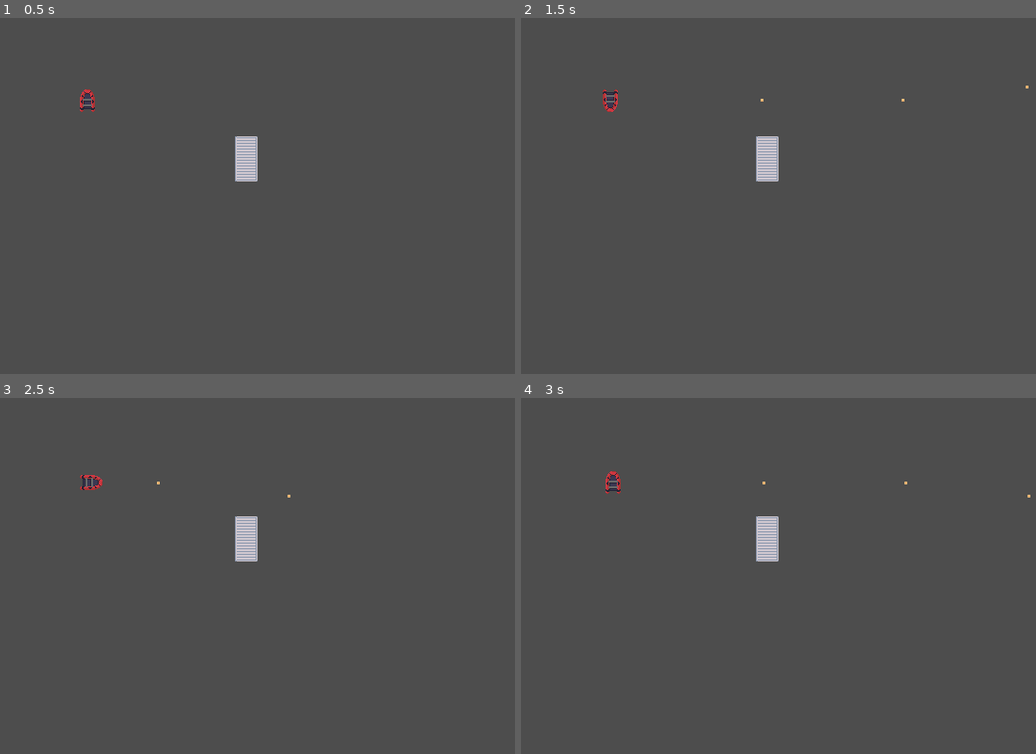
Above: before the commit, frames 1-4 (two rows, left to right).
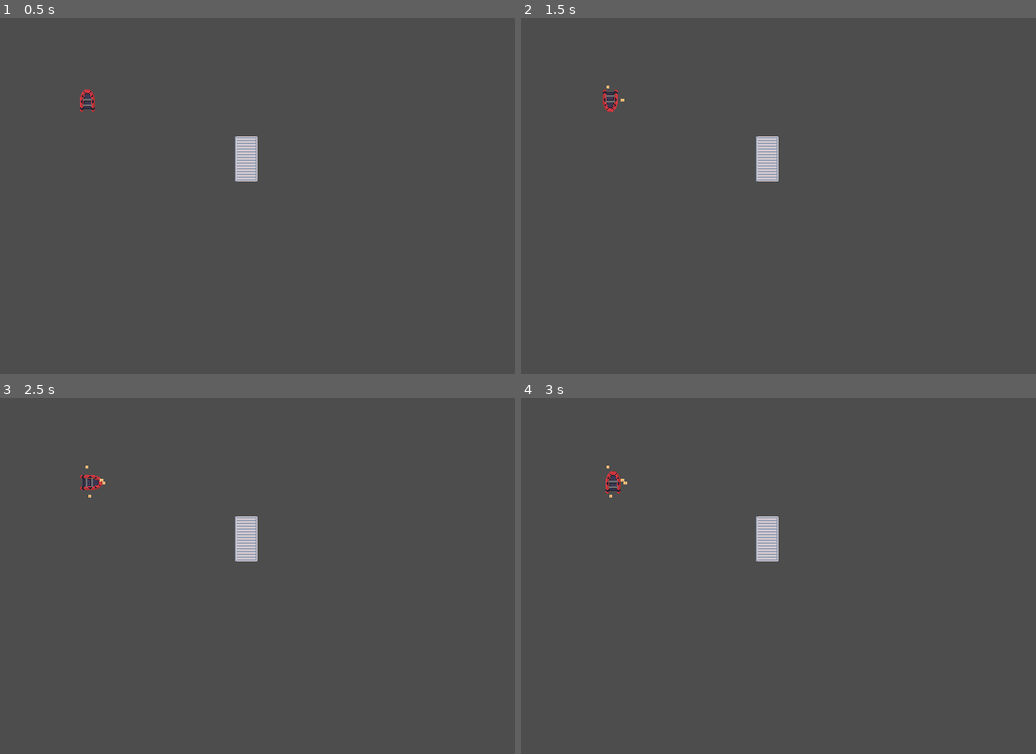
Above: after the commit, the same moments.

Repository: andr462c/Pirates
Game: Godot game, scene res://main.tscn
The game is run twice, just before and just after one commit, with the same random seed, the same clock (stepped at 60 frames per second) and the same inputs.
Inputs:
- Up to frame 1 (0.5 s): no input
- Up to frame 2 (1.5 s): tap Enter at 0.5 s; hold Right (ui_right) 0.53-1.28 s; hold Space (key_shoot) 0.53-1.28 s; hold Down (ui_down) from 1.28 s (still down); tap Space (key_shoot) at 1.35 s
- Up to frame 3 (2.5 s): tap Enter at 2 s; release Down (ui_down) at 2.03 s; hold Right (ui_right) from 2.03 s (still down); hold Space (key_shoot) from 2.03 s (still down)
- Up to frame 4 (3 s): release Right (ui_right) at 2.78 s; release Space (key_shoot) at 2.78 s; hold Up (ui_up) from 2.78 s (still down); tap Space (key_shoot) at 2.85 s

Frame 1 is identical in both runs. In frame 2, less than 0.1% of the frame differs, in the area x 16-99%, y 18-24%; in frame 3, less than 0.1%; in frame 4, less than 0.1%, in the area x 16-99%, y 18-28%.

Commit message:
Control shoot direction with right stick

Diff:
--- a/objects/bullets/normal_bullet.gd
+++ b/objects/bullets/normal_bullet.gd
@@ -6,11 +6,12 @@
 var sprite: Sprite2D
 
 
-func init(_position: Vector2, _speed: float, _direction: Vector2):
+func init(_position: Vector2, _speed: float, _direction: Vector2, dont_collide_with: Node2D):
 	position = _position
 	speed =	 _speed
 	direction = _direction
 	sprite = $Sprite2D
+	add_collision_exception_with(dont_collide_with)
 
 # Called when the node enters the scene tree for the first time.
 func _ready():
--- a/objects/playerboat.gd
+++ b/objects/playerboat.gd
@@ -7,7 +7,8 @@
 var target_direction = Vector2(0,0)
 var brake_factor = 2.0
 var sprite: Sprite2D
-var shoot_direction: Vector2
+var shoot_direction = Vector2(0, 0)
+var target_shoot_direction: Vector2
 var bullet_speed_multiplier = 1.0
 
 var weapons = []
@@ -25,12 +26,14 @@
 	# Update pos
 	target_direction = Input.get_vector("ui_left", "ui_right", "ui_up", "ui_down")
 	if target_direction.length() > 0.1:
-		shoot_direction = target_direction.normalized()
 		direction = target_direction
 		set_constant_force(direction*acceleration)
 	else:
 		set_constant_force(Vector2(0,0))
 
+	target_shoot_direction = Input.get_vector("key_shoot_left", "key_shoot_right", "key_shoot_up", "key_shoot_down")
+	if target_shoot_direction.length() > 0.1:
+		shoot_direction = target_shoot_direction.normalized()
 
 
 	if linear_velocity.length() > 0.1:  # Avoid rotating if the object is nearly stationary
--- a/objects/weapons/ak_47.gd
+++ b/objects/weapons/ak_47.gd
@@ -26,7 +26,7 @@
 		return
 	can_shoot=false
 	var bullet = bullet_scene.instantiate()
-	bullet.init(global_position, speed, shoot_direction)
+	bullet.init(global_position, speed, shoot_direction, get_parent())
 	get_tree().root.add_child(bullet)
 	reload_timer.start()
 
--- a/project.godot
+++ b/project.godot
@@ -44,6 +44,26 @@
 "events": [Object(InputEventJoypadMotion,"resource_local_to_scene":false,"resource_name":"","device":-1,"axis":0,"axis_value":-1.0,"script":null)
 ]
 }
+key_shoot_left={
+"deadzone": 0.5,
+"events": [Object(InputEventJoypadMotion,"resource_local_to_scene":false,"resource_name":"","device":-1,"axis":2,"axis_value":-1.0,"script":null)
+]
+}
+key_shoot_right={
+"deadzone": 0.5,
+"events": [Object(InputEventJoypadMotion,"resource_local_to_scene":false,"resource_name":"","device":-1,"axis":2,"axis_value":1.0,"script":null)
+]
+}
+key_shoot_up={
+"deadzone": 0.5,
+"events": [Object(InputEventJoypadMotion,"resource_local_to_scene":false,"resource_name":"","device":-1,"axis":3,"axis_value":-1.0,"script":null)
+]
+}
+key_shoot_down={
+"deadzone": 0.5,
+"events": [Object(InputEventJoypadMotion,"resource_local_to_scene":false,"resource_name":"","device":-1,"axis":3,"axis_value":1.0,"script":null)
+]
+}
 
 [layer_names]
 
